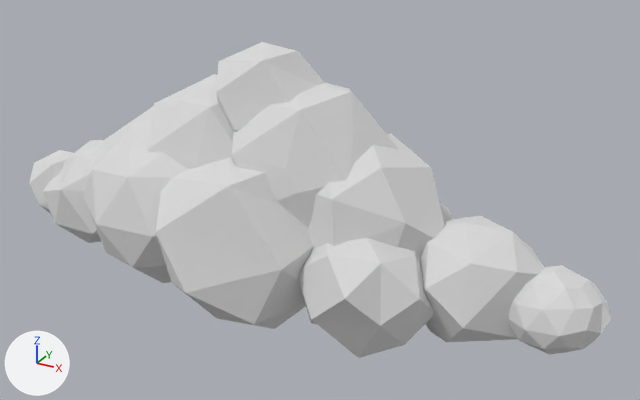
Two versions of the glTF model public/models/cloud-triangle.glb, one commit apart.
The view is the same before and after, from a camera (50 mm lens) standing at (5.92, -9.46, 5.32) and looking at (0.62, 0.18, 0.5). Lighting does not change. The marker at lower left points along +X, +Y and +Z. Where no turn or scale is listed for an object, it has been applied to the vertices.

The first picture shows 'cloud-triangle'.
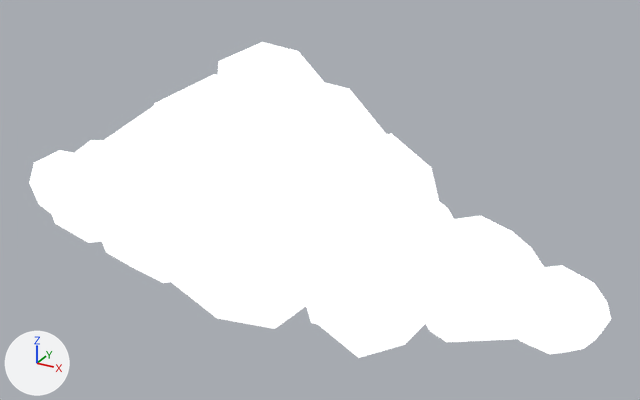
Pixel boxes (x1, y1, x2, y2) of what changed, in the pictures (640 x 400 px):
'cloud-triangle', recoloured (grey to white)
    both: (29, 42, 611, 358)

The edits, one by one:
Picture 'base' (img_base) is new.
Material 'LOWPOLY-COLORS.001' (mat_lowpoly_colors_001) is new.
Uses the picture img_base.
me_cloud_triangle has 515 vertices, 978 faces and spans x -4.46..4.58, y -1.84..1.87, z -1.01..2.58.
me_cloud_triangle no longer uses material mat_clouds (white #e7e7e7).
me_cloud_triangle now uses material mat_lowpoly_colors_001.
